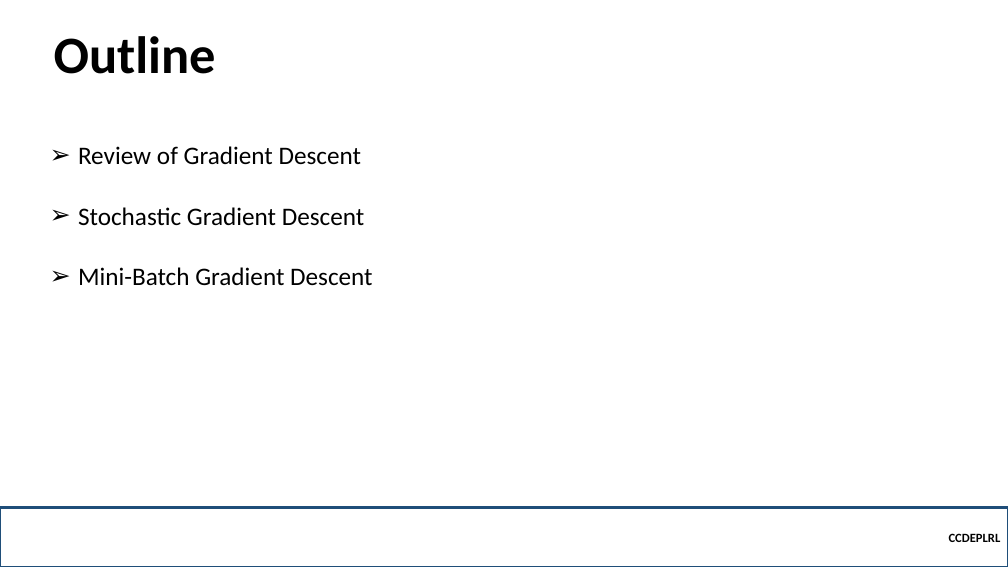
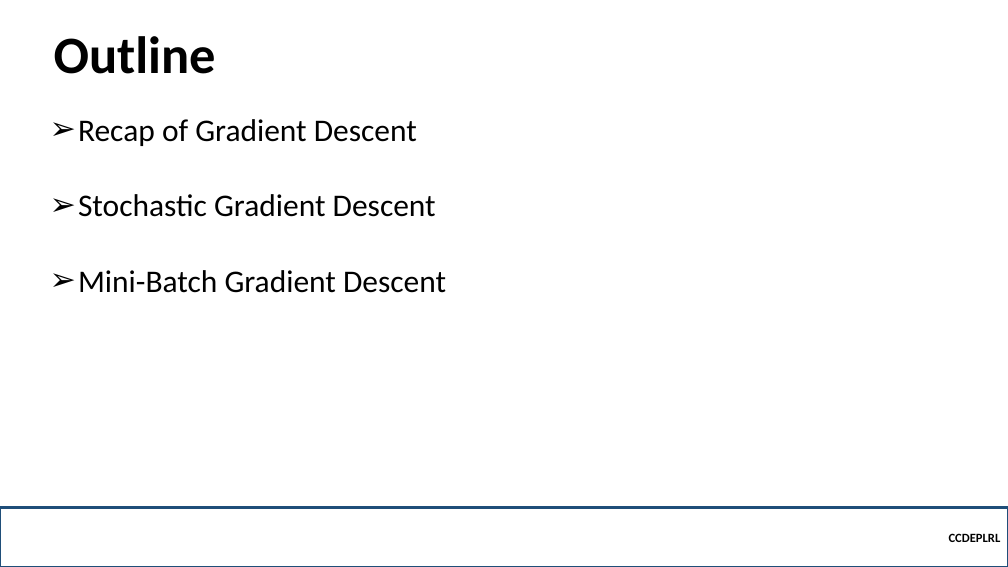
Before and after one commit to robitussin/CCDEPLRL, a slide deck: slide 2 of Week 3 - Neural Networks in Practice/Mini-Batches.pptx. Drawn at 1008x567 pixels with LibreOffice and Linux fonts; fonts in the diff are those of the drawing; background and template pictures are left out. Boxes give left, top, right and bottom in pixels: in the first picture for what was removed or moved away, otherwise in the second. Text is boxed around its words. In the diff, an @@ line names an element or a change of style, - is before the commit and + after.

```diff
--- a/Week 3 - Neural Networks in Practice/Mini-Batches.pptx
+++ b/Week 3 - Neural Networks in Practice/Mini-Batches.pptx
@@ text "Recap of Gradient Descent": place and size @@
-text "Recap of Gradient Descent" at bbox=[78, 146, 372, 286]
+text "Recap of Gradient Descent" at bbox=[78, 119, 446, 293]
@@ text at bbox=[78, 119, 417, 146]: text changed; size 24 to 30 pt @@
-➢ Review of Gradient Descent
+➢ Recap of Gradient Descent
@@ text at bbox=[78, 194, 446, 293]: size 24 to 30 pt in "Stochastic Gradient Descent", "Mini-Batch Gradient Descent" @@
```
Also in this commit, not shown: 8 other slides changed, 7 slides added, 1 other file.
